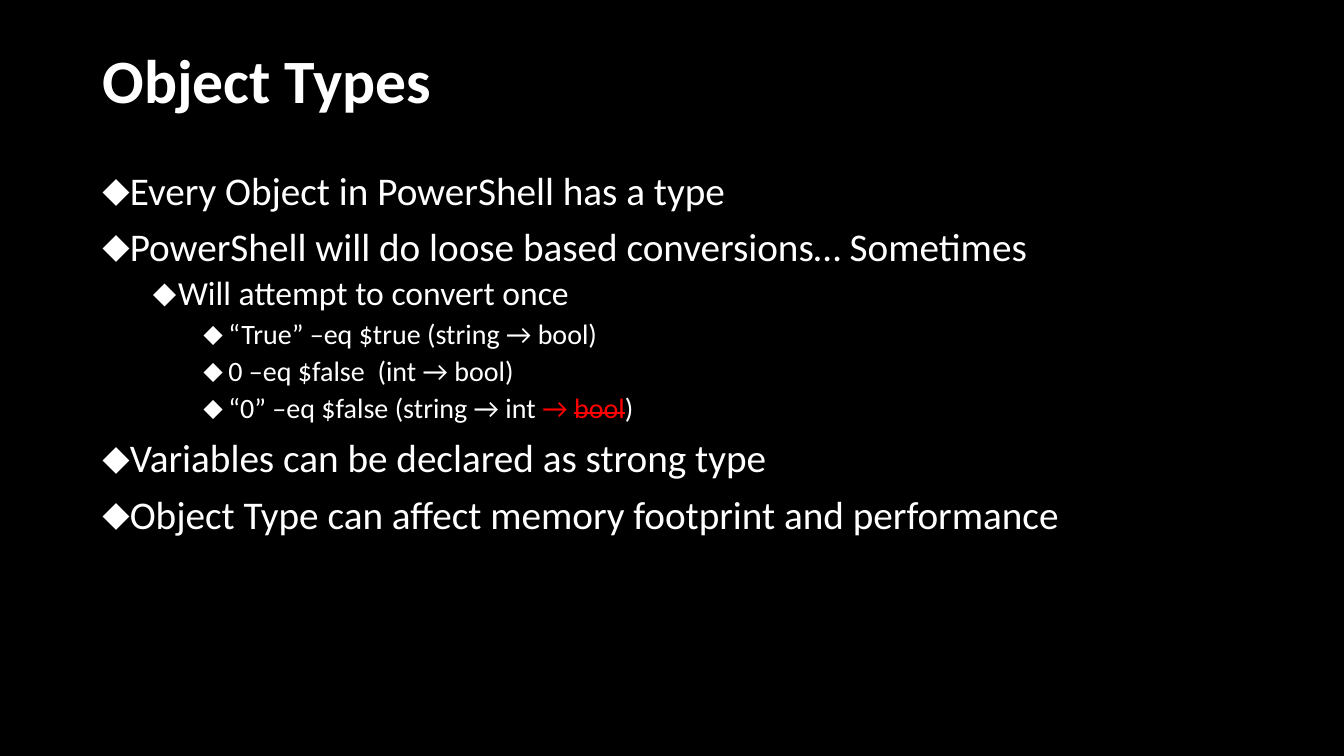
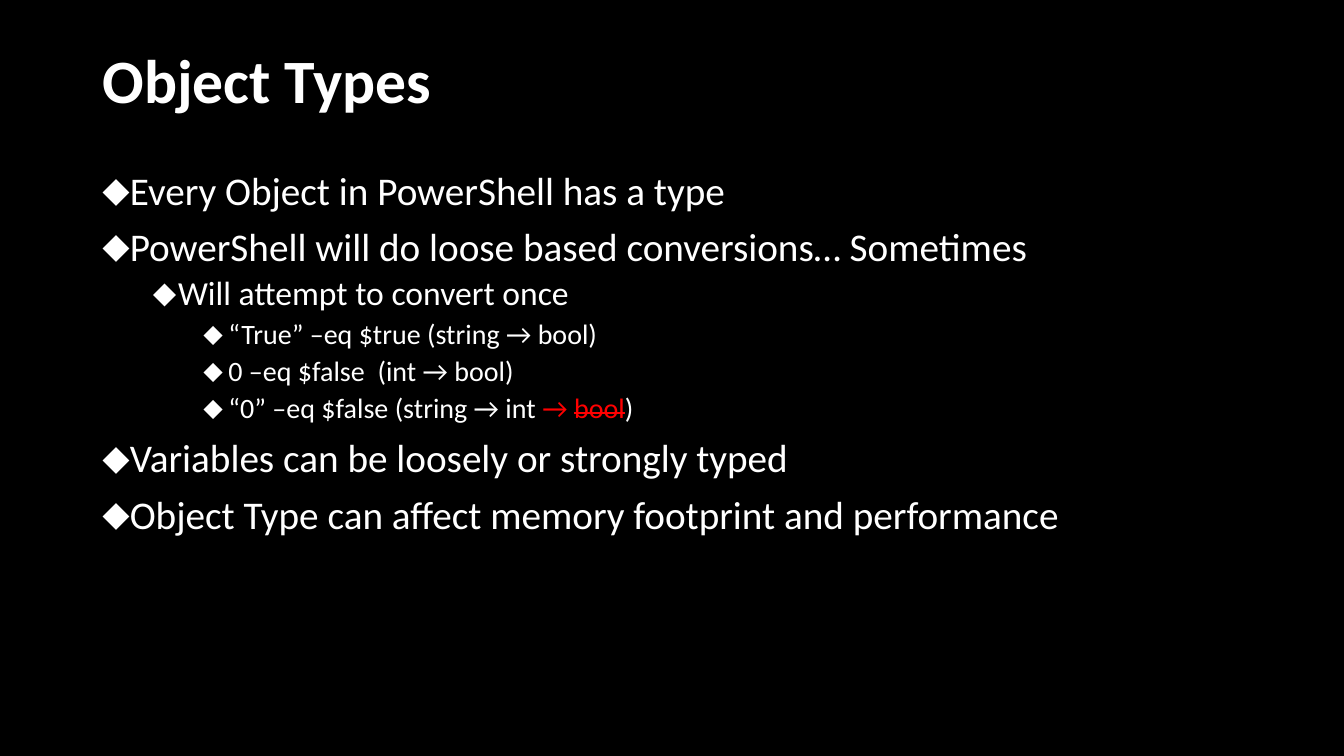
Before and after one commit to jpscripter/MMSMoA23, a slide deck: slide 5 of PowerShell, PowerFull/PowerShell, PowerFull.pptx. Drawn at 1344x756 pixels with LibreOffice and Linux fonts; fonts in the diff are those of the drawing; background and template pictures are left out. Boxes give left, top, right and bottom in pixels: in the first picture for what was removed or moved away, otherwise in the second. Text is boxed around its words. In the diff, an @@ line names an element or a change of style, - is before the commit and + after.

```diff
--- a/PowerShell, PowerFull/PowerShell, PowerFull.pptx
+++ b/PowerShell, PowerFull/PowerShell, PowerFull.pptx
@@ text at box(130, 444, 787, 479): text changed @@
-⬥ Variables can be declared as strong type
+⬥ Variables can be loosely or strongly typed
```
Also in this commit, not shown: 7 other slides changed, 17 slides added, 2 slides removed, 16 other files.
